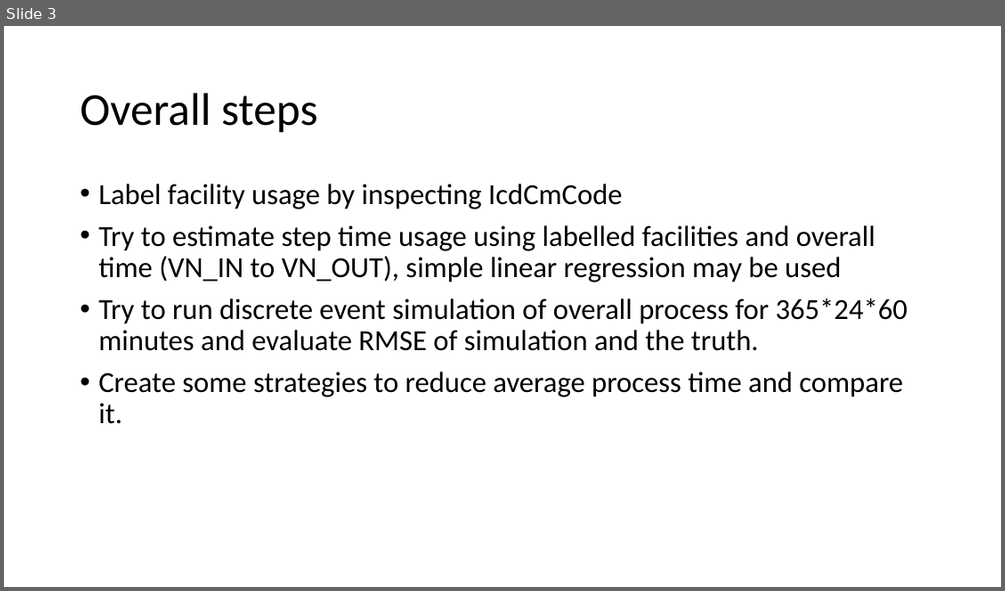
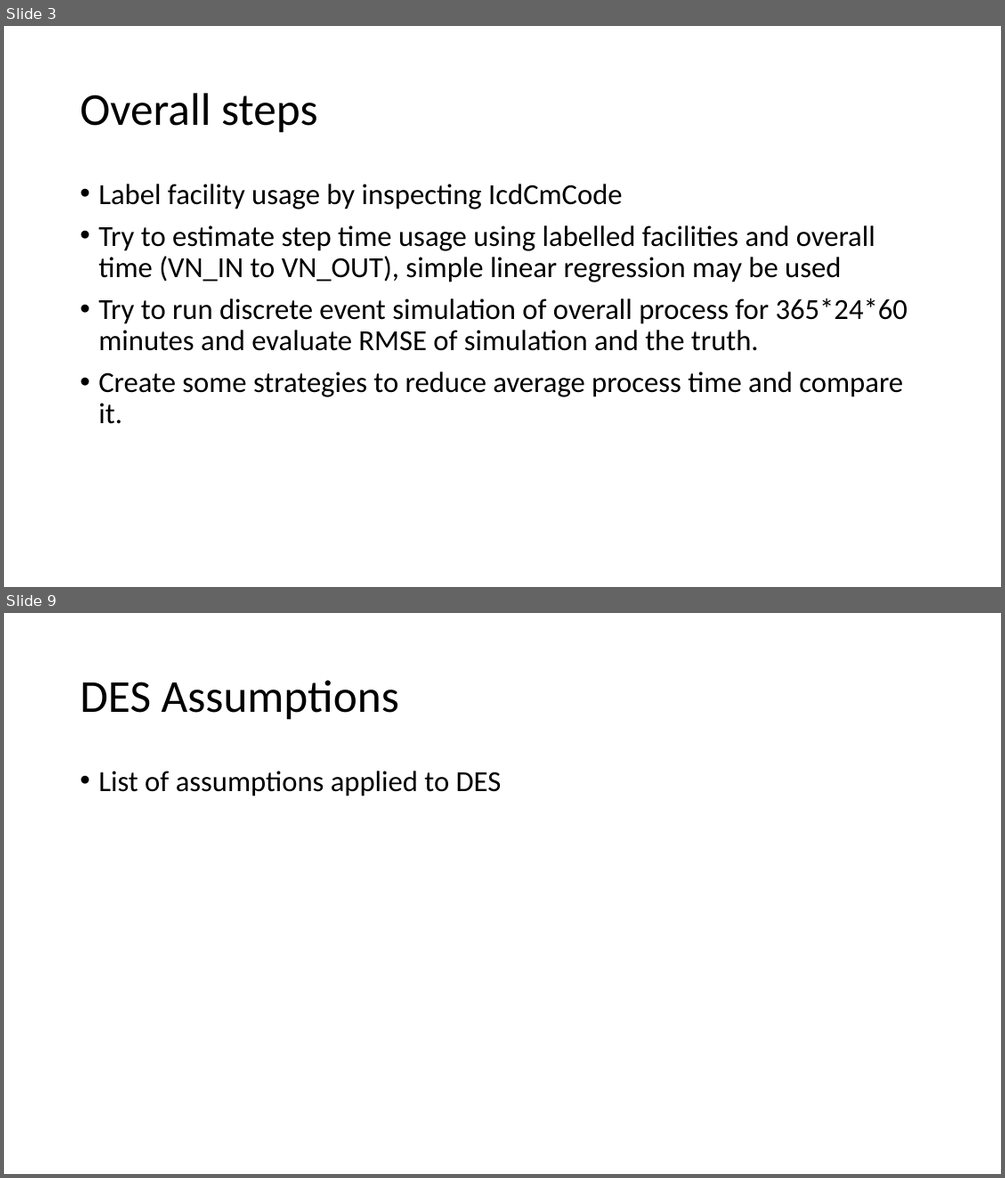
Before and after one commit to kawin7538/ds_hospital_project, a slide deck: memo_presentation/memo.pptx. Shown one above the other, each under a label of ours: slide 3 before the commit, slides 3 and 9 after it; the slides between them are not shown. The pictures are 1005x591 and 1005x1178 pixels, drawn with LibreOffice and Linux fonts; fonts in the diff are those of the drawing. Boxes give left, top, right and bottom in pixels: in the first picture for what was removed or moved away, otherwise in the second. Text is boxed around its words. In the diff, an @@ line names an element or a change of style, - is before the commit and + after.

```diff
--- a/memo_presentation/memo.pptx
+++ b/memo_presentation/memo.pptx
@@ slide 9 added at <box>4,613,1001,1174</box>, background #FFFFFF @@
@@ title added at <box>80,680,399,720</box>, 44 pt, text #000000 @@
+DES Assumptions
@@ text added at <box>98,771,502,796</box>, 28 pt, text #000000 @@
+• List of assumptions applied to DES
```
Also in this commit, not shown: 9 other slides added, 6 other files.
